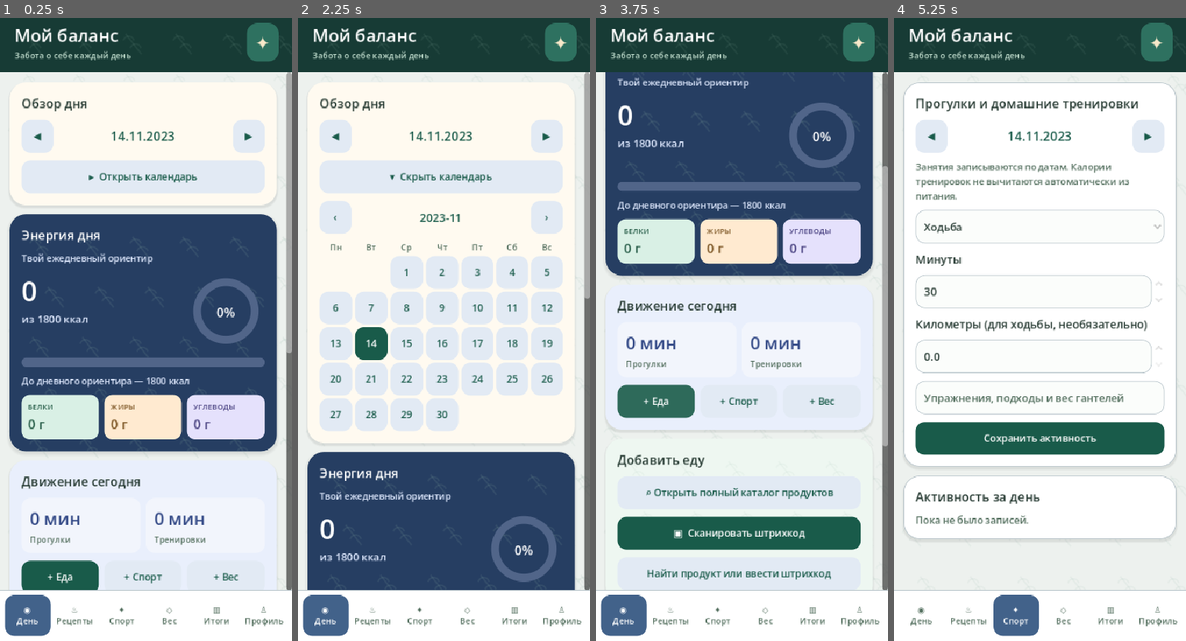
Above: before the commit, frames 1-4 (left to right).
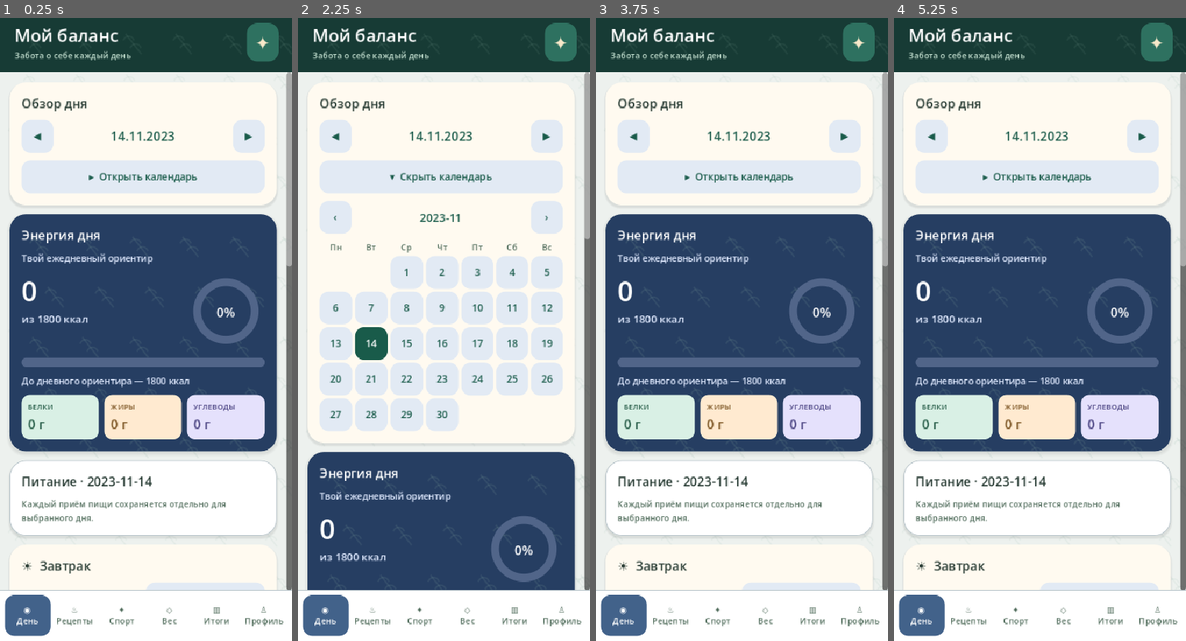
Above: after the commit, the same moments.

Repository: Domenklay/My_balance
Game: Godot game, scene res://main.tscn
The game is run twice, just before and just after one commit, with the same random seed, the same clock (stepped at 60 frames per second) and the same inputs.
Inputs (mouse positions are in pixels of both pictures, inside the frame that each line leads up to):
- Up to frame 1 (0.25 s): no input
- Up to frame 2 (2.25 s): click "◀" at 0.5 s; click "▶" at 1.25 s; click "▸ Открыть календарь" at 2 s
- Up to frame 3 (3.75 s): click "▾ Скрыть календарь" at 2.75 s; click (657, 578) at 3.5 s, where only the run before the commit has a clickable "+ Еда"
- Up to frame 4 (5.25 s): click (955, 404) at 4.25 s, where only the run before the commit has a clickable "+ Еда"; click (1037, 404) at 5 s, where only the run before the commit has a clickable "+ Спорт"

The runs differ from the first frame. In frame 1, 5.6% of the frame differs, in the area x 3-100%, y 39-92%; in frame 2, 0.2%; in frame 3, 64%, in the area x 3-100%, y 8-92%; in frame 4, 49%.

Commit message:
Create four distinct daily meal cards with per-meal totals and targeted add-food actions

Diff:
--- a/godot/src/main.gd
+++ b/godot/src/main.gd
@@ -65,6 +65,7 @@
 
 var store = StoreScript.new()
 var date: String = Time.get_date_string_from_system()
+var selected_meal: String = "Завтрак"
 var tab: String = "day"
 var month_shown: String = ""
 var shell: VBoxContainer
@@ -1254,10 +1255,16 @@
         var no_results = _card("Ничего не найдено")
         _label(no_results, "Попробуй другое название или очисти поиск.", 13, MUTED)
 
+func _open_meal_catalog(meal_name: String) -> void:
+    # A meal section owns the destination meal, not an implicit default.
+    selected_meal = meal_name
+    _navigate_to_tab("search")
+
+
 func _show_food_search() -> void:
     var intro = _card("Каталог продуктов", "hero")
     _label(intro, "Поиск, сравнение КБЖУ и добавление нескольких продуктов подряд.", 14, HERO_MUTED)
-    _label(intro, "Выбранная дата: " + date, 13, HERO_MUTED)
+    _label(intro, "Дата: " + date + " · Приём пищи: " + selected_meal, 13, HERO_MUTED)
     _button(intro, "← Вернуться в дневник", func(): _navigate_to_tab("day"), true)
     var catalog = _card("Найти и добавить продукты")
     _food_form(catalog)
@@ -1314,6 +1321,51 @@
     _macro_chip(macros, "ЖИРЫ", store.day_macro(date, "f"), MACRO_FAT)
     _macro_chip(macros, "УГЛЕВОДЫ", store.day_macro(date, "c"), MACRO_CARBS)
 
+    # Daily diary: four permanent sections, even for an empty date.
+    var foods = _card("Питание · " + date)
+    diary_food_card = foods
+    _label(foods, "Каждый приём пищи сохраняется отдельно для выбранного дня.", 12, MUTED)
+    var existing = store.day_entries(date)
+    var sections = [
+        {"meal":"Завтрак", "icon":"☀", "variant":"overview"},
+        {"meal":"Обед", "icon":"◈", "variant":"tint"},
+        {"meal":"Ужин", "icon":"☾", "variant":"activity"},
+        {"meal":"Перекус", "icon":"◇", "variant":"plain"}
+    ]
+    for section_info in sections:
+        var meal_name: String = str(section_info["meal"])
+        var meals_for_day: Array = existing.filter(func(e): return str(e.get("meal", "")) == meal_name)
+        var meal_kcal: float = 0.0
+        for food_entry in meals_for_day:
+            meal_kcal += store.entry_kcal(food_entry)
+        var meal_card = _card(str(section_info["icon"]) + "  " + meal_name, str(section_info["variant"]))
+        meal_card.get_parent().name = "DailyMeal_" + str(["Завтрак", "Обед", "Ужин", "Перекус"].find(meal_name))
+        var header = _row(meal_card)
+        var summary = _label(header, str(roundi(meal_kcal)) + " ккал · " +
+            str(meals_for_day.size()) + " продуктов", 13, TEXT_ACCENT)
+        summary.size_flags_horizontal = Control.SIZE_EXPAND_FILL
+        _button(header, "+ Добавить " + meal_name.to_lower(),
+            func(): _open_meal_catalog(meal_name), true)
+        if meals_for_day.is_empty():
+            _label(meal_card, "Пока ничего не записано.", 13, MUTED)
+        else:
+            for entry in meals_for_day:
+                var f: Dictionary = store.entry_food(entry)
+                var meal_row = _soft_list_row(meal_card)
+                var caption = _label(meal_row, str(f.get("name", "Продукт")) + "\n" +
+                    str(entry.get("grams", 0)) + " " + str(entry.get("unit", "г")) +
+                    " · " + str(roundi(store.entry_kcal(entry))) + " ккал" +
+                    (" · " + str(entry.get("portion_label", "")) if not str(entry.get("portion_label", "")).is_empty() else ""), 13)
+                caption.size_flags_horizontal = Control.SIZE_EXPAND_FILL
+                _button(meal_row, "✎", func(): _edit_entry(entry), true)
+                _button(meal_row, "×", func(): _confirm_delete("Удалить запись питания?", func():
+                    if store.delete_saved_record("entries", entry):
+                        _render()
+                        _notify_saved("Запись питания удалена")
+                    else:
+                        _message("Не удалось удалить запись питания.")
+                ), true)
+
     var activity = _card("Движение сегодня", "activity")
     var walking = 0
     var exercise = 0
@@ -1362,33 +1414,6 @@
             _render()
             call_deferred("_jump_to_food")
         , true)
-
-    var foods = _card("Дневник питания")
-    diary_food_card = foods
-    var existing = store.day_entries(date)
-    if existing.is_empty():
-        _label(foods, "Сегодня ещё нет записей. Выбери продукт выше или повтори блюдо со вчера.", 14, MUTED)
-    for meal in ["Завтрак", "Обед", "Перекус", "Ужин"]:
-        var items = existing.filter(func(e): return str(e.get("meal", "")) == meal)
-        if items.is_empty():
-            continue
-        _label(foods, meal, 17, TEXT_ACCENT)
-        for entry in items:
-            var f: Dictionary = store.entry_food(entry)
-            var r = _soft_list_row(foods)
-            var caption = _label(r, str(f.get("name", "Продукт")) + "\n" + str(entry.get("grams", 0)) +
-                " " + str(entry.get("unit", "г")) + " • " +
-                str(roundi(store.entry_kcal(entry))) + " ккал" +
-                (" · " + str(entry.get("portion_label", "")) if not str(entry.get("portion_label", "")).is_empty() else ""), 14)
-            caption.size_flags_horizontal = Control.SIZE_EXPAND_FILL
-            _button(r, "✎", func(): _edit_entry(entry), true)
-            _button(r, "×", func(): _confirm_delete("Удалить запись питания?", func():
-                if store.delete_saved_record("entries", entry):
-                    _render()
-                    _notify_saved("Запись питания удалена")
-                else:
-                    _message("Не удалось удалить запись питания.")
-            ), true)
 
     if not existing.is_empty():
         var save_meal_card = _card("Сохранить любимый приём пищи")
@@ -1668,6 +1693,10 @@
     var grams = _number(fields, 100, 1, 5000, 1)
     _label(fields, "Приём пищи", 13, MUTED)
     var meal = _choice(fields, ["Завтрак", "Обед", "Перекус", "Ужин"])
+    var meal_index = ["Завтрак", "Обед", "Перекус", "Ужин"].find(selected_meal)
+    if meal_index >= 0:
+        meal.select(meal_index)
+    meal.item_selected.connect(func(index: int): selected_meal = meal.get_item_text(index))
     var note = BarcodeScript.nutrition_warning(product)
     if not note.is_empty() and not manual:
         _label(fields, "Внимание: " + note, 12, ACCENT)
@@ -1781,6 +1810,10 @@
     var result_label = _label(fields, "", 14, TEXT_ACCENT)
     _label(fields, "Приём пищи", 14, MUTED)
     var meal = _choice(fields, ["Завтрак", "Обед", "Перекус", "Ужин"])
+    var initial_meal = ["Завтрак", "Обед", "Перекус", "Ужин"].find(selected_meal)
+    if initial_meal >= 0:
+        meal.select(initial_meal)
+    meal.item_selected.connect(func(index: int): selected_meal = meal.get_item_text(index))
     var amount_value = func() -> float:
         if measure.selected < 0 or measure.selected >= options.size():
             return 0.0
@@ -1907,6 +1940,10 @@
         var value: int = option
         _button(grams_presets, str(value) + " г", func(): grams.value = value, true)
     var meal = _choice(parent, ["Завтрак", "Обед", "Перекус", "Ужин"])
+    var meal_index = ["Завтрак", "Обед", "Перекус", "Ужин"].find(selected_meal)
+    if meal_index >= 0:
+        meal.select(meal_index)
+    meal.item_selected.connect(func(index: int): selected_meal = meal.get_item_text(index))
     var preview = _label(parent, "", 14, MUTED)
     var added_count = _label(parent, "Добавлено за сеанс: 0", 12, TEXT_ACCENT)
     var results_box = VBoxContainer.new()
